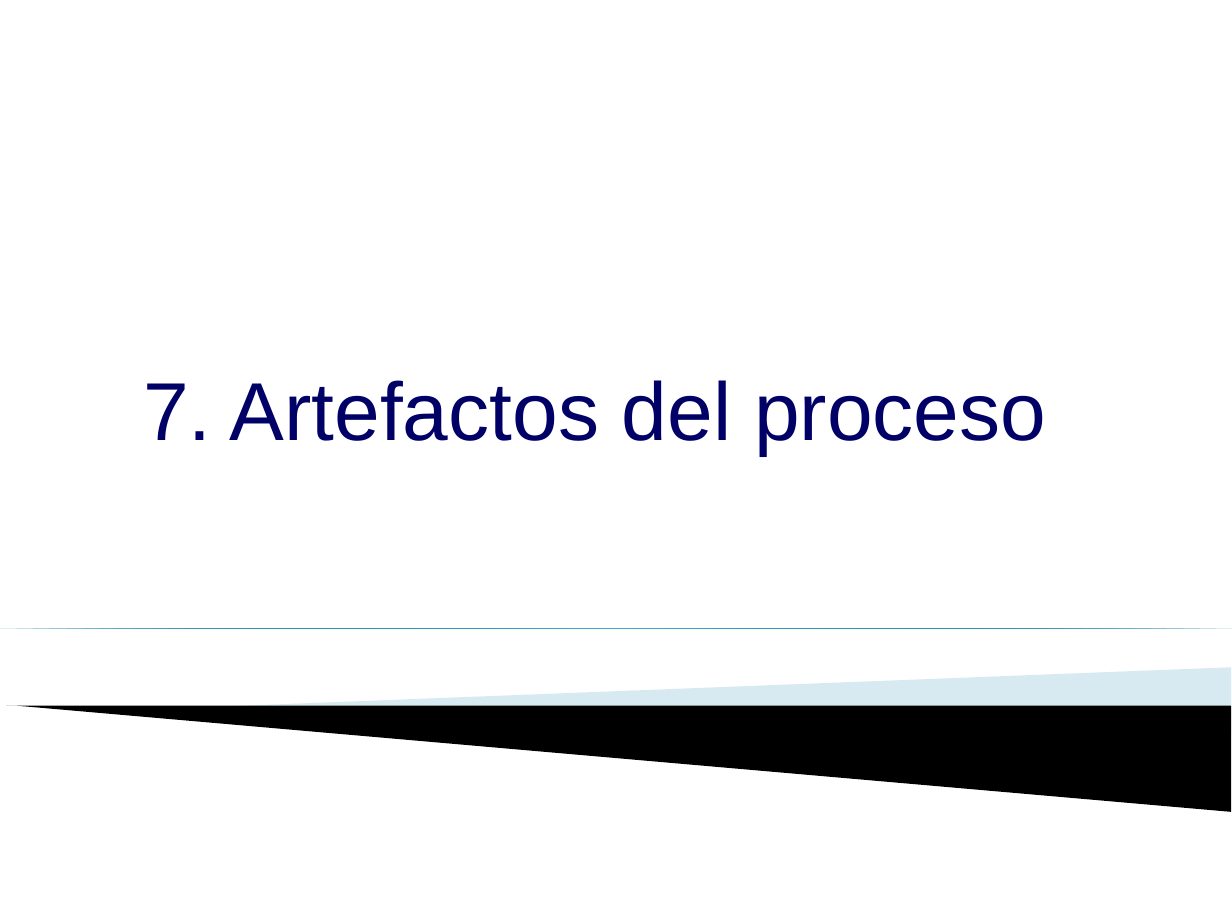
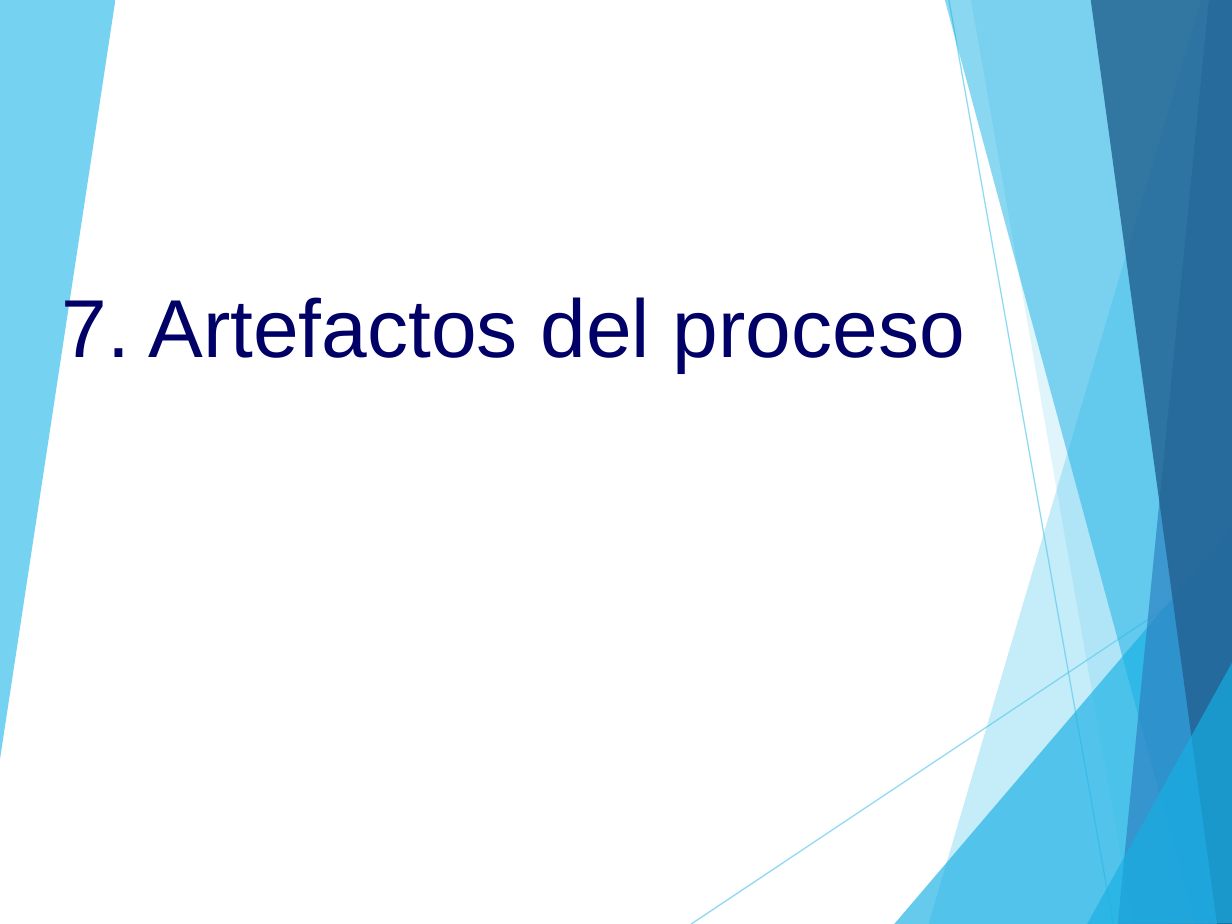
Before and after one commit to alejandro-laban/gps-tracking, a slide deck: slide 31 of Área de proceso PP-PMC/PGPRO_0.1_2015.ppt (slide 32 before the commit). Drawn at 1232x924 pixels with LibreOffice and Linux fonts; fonts in the diff are those of the drawing; background and template pictures are left out. Boxes give left, top, right and bottom in pixels: in the first picture for what was removed or moved away, otherwise in the second. Text is boxed around its words. In the diff, an @@ line names an element or a change of style, - is before the commit and + after.

```diff
--- a/Área de proceso PP-PMC/PGPRO_0.1_2015.ppt
+++ b/Área de proceso PP-PMC/PGPRO_0.1_2015.ppt
@@ group added at (x1=0, y1=0, x2=1232, y2=924): 8 freeform shapes, 2 lines @@
@@ text "7. Artefactos del proceso" rewrapped from (x1=143, y1=380, x2=1046, y2=456) to (x1=62, y1=292, x2=965, y2=372) @@
@@ right triangle removed at (x1=0, y1=628, x2=1232, y2=628) @@
@@ freeform shape removed at (x1=228, y1=668, x2=1231, y2=733) @@
@@ freeform shape removed at (x1=6, y1=706, x2=1231, y2=812) @@
```
Also in this commit, not shown: 33 other slides changed, 1 slide added, 2 slides removed, 29 other files.
